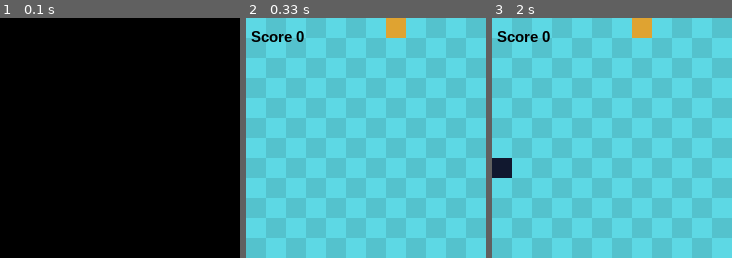
Above: before the commit, frames 1-3 (left to right).
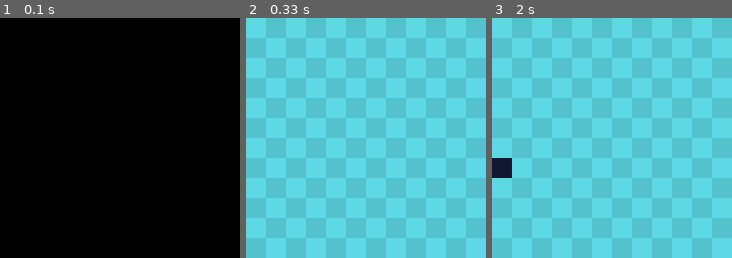
Above: after the commit, the same moments.

Repository: orcunTasdemir/techID-pygameTutorial
Game: pygame game, started from milestones/MakeSnakeMove.py
Two runs of this game, one before a commit and one after it. Both use one fixed random seed, a clock stepped at 60 frames per second and the inputs below.
Inputs:
- Up to frame 1 (0.1 s): no input
- Up to frame 2 (0.33 s): no input
- Up to frame 3 (2 s): hold Right 0.33-0.8 s; hold Up 0.83-1.3 s; hold Right 1.33-1.8 s; hold Left from 1.83 s (still down)
The pictures show only the part of the screen within x 0-50%, y 0-50%; the shares and areas given below are measured in that part.

Frame 1 is identical in both runs. In frame 2, 1.2% of the frame differs, in the area x 2-67%, y 0-10%; in frame 3, 1.2%.

Commit message:
milestones added

Diff:
--- /dev/null
+++ b/FullGame.py
@@ -0,0 +1,152 @@
+import pygame
+import sys
+import random
+
+# Our global parameters for the screen size and what the directions mean to us in terms of the coordinate values - we need to subtract or add to - to make the movement happen.
+SCREEN_WIDTH = 480
+SCREEN_HEIGHT = 480
+
+GRID_SIZE = 20
+GRID_WIDTH = SCREEN_HEIGHT / GRID_SIZE
+GRID_HEIGHT = SCREEN_WIDTH / GRID_SIZE
+
+UP = (0, -1)
+DOWN = (0, 1)
+LEFT = (-1, 0)
+RIGHT = (1, 0)
+
+
+class Snake(object):
+    """snake is the class implementation from which we create/instantiate our snake objects for the game
+
+    Args:
+        object (_type_): _description_
+    """
+
+    def __init__(self):
+        self.length = 1
+        self.score = 0
+        # start from the center pointing to a random position
+        self.positions = [((SCREEN_WIDTH/2), (SCREEN_HEIGHT/2))]
+        self.direction = random.choice([UP, DOWN, LEFT, RIGHT])
+        self.color = (17, 24, 47)
+
+    def get_head_position(self):
+        return self.positions[0]
+
+    def turn(self, point):
+        if self.length > 1 and (point[0] * -1, point[1] * -1) == self.direction:
+            return
+        else:
+            self.direction = point
+
+    def move(self):
+        cur = self.get_head_position()
+        x, y = self.direction
+        new = (((cur[0] + (x*GRID_SIZE)) %
+               SCREEN_WIDTH), (cur[1] + (y*GRID_SIZE)) % SCREEN_HEIGHT)
+        if len(self.positions) > 2 and new in self.positions[2:]:
+            # snake ate itself
+            self.reset()
+        else:
+            # insert as the new head of the snake
+            self.positions.insert(0, new)
+            # the reason we use an if here is the possibility that the snake ate something as they moved
+            if len(self.positions) > self.length:
+                self.positions.pop()
+
+    def reset(self):
+        self.length = 1
+        self.score = 0
+        self.positions = [((SCREEN_WIDTH/2), (SCREEN_HEIGHT/2))]
+        self.direction = random.choice([UP, DOWN, LEFT, RIGHT])
+
+    def draw(self, surface):
+        for p in self.positions:
+            snake_body_r = pygame.Rect((p[0], p[1]), (GRID_SIZE, GRID_SIZE))
+            pygame.draw.rect(surface, self.color, snake_body_r)
+            #pygame.draw.rect(surface, (93, 216, 228), snake_body_r, 1)
+
+    def handle_keys(self):
+        for event in pygame.event.get():
+            if event.type == pygame.QUIT:
+                pygame.quit()
+                sys.exit()
+            elif event.type == pygame.KEYDOWN:
+                if event.key == pygame.K_UP:
+                    self.turn(UP)
+                elif event.key == pygame.K_DOWN:
+                    self.turn(DOWN)
+                elif event.key == pygame.K_LEFT:
+                    self.turn(LEFT)
+                elif event.key == pygame.K_RIGHT:
+                    self.turn(RIGHT)
+
+
+class Food(object):
+    def __init__(self):
+        self.position = (0, 0)
+        self.color = (223, 163, 49)
+        self.randomize_position()
+
+    def randomize_position(self):
+        self.position = (random.randint(0, GRID_WIDTH-1) *
+                         GRID_SIZE, random.randint(0, GRID_HEIGHT-1) * GRID_SIZE)
+
+    def draw(self, surface):
+
+        food_r = pygame.Rect(
+            (self.position[0], self.position[1]), (GRID_SIZE, GRID_SIZE))
+        pygame.draw.rect(surface, self.color, food_r)
+        #pygame.draw.rect(surface, (93, 216, 228), food_r, 1)
+
+
+def drawGrid(surface):
+    for y in range(0, int(GRID_HEIGHT)):
+        for x in range(0, int(GRID_WIDTH)):
+            if (x+y) % 2 == 0:
+                r_light = pygame.Rect((x*GRID_SIZE, y*GRID_SIZE),
+                                      (GRID_SIZE, GRID_SIZE))
+                pygame.draw.rect(surface, (93, 216, 228), r_light)
+            else:
+                r_dark = pygame.Rect((x*GRID_SIZE, y*GRID_SIZE),
+                                     (GRID_SIZE, GRID_SIZE))
+                pygame.draw.rect(surface, (84, 194, 205), r_dark)
+
+
+def main():
+    pygame.init()
+
+    clock = pygame.time.Clock()
+    # The flags argument is a collection of additional options. The depth argument represents the number of bits to use for color.
+    screen = pygame.display.set_mode((SCREEN_WIDTH, SCREEN_HEIGHT), 0, 32)
+
+    surface = pygame.Surface(screen.get_size())
+    # we lose the alpha values here when we convert the surface, which we do not need
+    # it will be optimized for fast alpha blitting to the destination
+    surface = surface.convert()
+
+    snake = Snake()
+    food = Food()
+
+    while True:
+        clock.tick(10)
+        snake.handle_keys()
+        drawGrid(surface)
+        snake.move()
+        if snake.get_head_position() == food.position:
+            snake.length += 1
+            snake.score += 1
+            food.randomize_position()
+
+        snake.draw(surface)
+        food.draw(surface)
+        # handle the events here
+        screen.blit(surface, (0, 0))
+        font = pygame.font.SysFont("Arial", 15, True, False)
+        text = font.render("Score: {0}".format(snake.score), 1, (0, 0, 0))
+        screen.blit(text, (5, 10))
+        pygame.display.update()
+
+
+main()
--- /dev/null
+++ b/milestones/DrawThePlayField.py
@@ -0,0 +1,73 @@
+import pygame
+import sys
+import random
+
+# Our global parameters for the screen size and what the directions mean to us in terms of the coordinate values - we need to subtract or add to - to make the movement happen.
+SCREEN_WIDTH = 480
+SCREEN_HEIGHT = 480
+
+GRID_SIZE = 20
+GRID_WIDTH = SCREEN_HEIGHT / GRID_SIZE
+GRID_HEIGHT = SCREEN_WIDTH / GRID_SIZE
+
+UP = (0, -1)
+DOWN = (0, 1)
+LEFT = (-1, 0)
+RIGHT = (1, 0)
+
+
+def drawGrid(surface):
+    for y in range(0, int(GRID_HEIGHT)):
+        for x in range(0, int(GRID_WIDTH)):
+            if (x+y) % 2 == 0:
+                r_light = pygame.Rect((x*GRID_SIZE, y*GRID_SIZE),
+                                      (GRID_SIZE, GRID_SIZE))
+                pygame.draw.rect(surface, (93, 216, 228), r_light)
+            else:
+                r_dark = pygame.Rect((x*GRID_SIZE, y*GRID_SIZE),
+                                     (GRID_SIZE, GRID_SIZE))
+                pygame.draw.rect(surface, (84, 194, 205), r_dark)
+
+
+def handle_keys():
+    for event in pygame.event.get():
+        if event.type == pygame.QUIT:
+            pygame.quit()
+            sys.exit()
+
+# All classes inherit from the class object but it is not required
+# for us to use it here we could have simply said:
+# class Snake:
+
+
+class Snake(object):
+
+    def __init__(self):
+        pass
+
+
+class Food(object):
+
+    def __init__(self):
+        pass
+
+
+def main():
+    pygame.init()
+
+    clock = pygame.time.Clock()
+    screen = pygame.display.set_mode((480, 480), 0, 32)
+    surface = pygame.Surface(screen.get_size())
+
+    snake = Snake()
+    food = Food()
+
+    while(True):
+        clock.tick(10)
+        handle_keys()
+        drawGrid(surface)
+        screen.blit(surface, (0, 0))
+        pygame.display.update()
+
+
+main()
--- /dev/null
+++ b/milestones/DrawTheSnakeOnTheScreen.py
@@ -0,0 +1,82 @@
+import pygame
+import sys
+import random
+
+# Draw the Snake on the Screen!
+
+# Our global parameters for the screen size and what the directions mean to us in terms of the coordinate values - we need to subtract or add to - to make the movement happen.
+SCREEN_WIDTH = 480
+SCREEN_HEIGHT = 480
+
+GRID_SIZE = 20
+GRID_WIDTH = SCREEN_HEIGHT / GRID_SIZE
+GRID_HEIGHT = SCREEN_WIDTH / GRID_SIZE
+
+UP = (0, -1)
+DOWN = (0, 1)
+LEFT = (-1, 0)
+RIGHT = (1, 0)
+
+
+def drawGrid(surface):
+    for y in range(0, int(GRID_HEIGHT)):
+        for x in range(0, int(GRID_WIDTH)):
+            if (x+y) % 2 == 0:
+                r_light = pygame.Rect((x*GRID_SIZE, y*GRID_SIZE),
+                                      (GRID_SIZE, GRID_SIZE))
+                pygame.draw.rect(surface, (93, 216, 228), r_light)
+            else:
+                r_dark = pygame.Rect((x*GRID_SIZE, y*GRID_SIZE),
+                                     (GRID_SIZE, GRID_SIZE))
+                pygame.draw.rect(surface, (84, 194, 205), r_dark)
+
+
+def handle_keys():
+    for event in pygame.event.get():
+        if event.type == pygame.QUIT:
+            pygame.quit()
+            sys.exit()
+
+# All classes inherit from the class object but it is not required
+# for us to use it here we could have simply said:
+# class Snake:
+
+
+class Snake(object):
+
+    def __init__(self):
+        self.positions = [((SCREEN_WIDTH/2), (SCREEN_HEIGHT/2))]
+        self.color = (17, 24, 47)
+
+    def draw(self, surface):
+        for p in self.positions:
+            snake_body_r = pygame.Rect((p[0], p[1]), (GRID_SIZE, GRID_SIZE))
+            pygame.draw.rect(surface, self.color, snake_body_r)
+
+
+class Food(object):
+
+    def __init__(self):
+        pass
+
+
+def main():
+    pygame.init()
+
+    clock = pygame.time.Clock()
+    screen = pygame.display.set_mode((480, 480), 0, 32)
+    surface = pygame.Surface(screen.get_size())
+
+    snake = Snake()
+    food = Food()
+
+    while(True):
+        clock.tick(10)
+        handle_keys()
+        drawGrid(surface)
+        snake.draw(surface)
+        screen.blit(surface, (0, 0))
+        pygame.display.update()
+
+
+main()
--- a/script.py
+++ b/milestones/MakeSnakeMove.py
@@ -1,6 +1,8 @@
 import pygame
 import sys
 import random
+
+# Draw the Snake on the Screen!
 
 # Our global parameters for the screen size and what the directions mean to us in terms of the coordinate values - we need to subtract or add to - to make the movement happen.
 SCREEN_WIDTH = 480
@@ -16,20 +18,30 @@
 RIGHT = (1, 0)
 
 
+def drawGrid(surface):
+    for y in range(0, int(GRID_HEIGHT)):
+        for x in range(0, int(GRID_WIDTH)):
+            if (x+y) % 2 == 0:
+                r_light = pygame.Rect((x*GRID_SIZE, y*GRID_SIZE),
+                                      (GRID_SIZE, GRID_SIZE))
+                pygame.draw.rect(surface, (93, 216, 228), r_light)
+            else:
+                r_dark = pygame.Rect((x*GRID_SIZE, y*GRID_SIZE),
+                                     (GRID_SIZE, GRID_SIZE))
+                pygame.draw.rect(surface, (84, 194, 205), r_dark)
+
+# All classes inherit from the class object but it is not required
+# for us to use it here we could have simply said:
+# class Snake:
+
+
 class Snake(object):
-    """snake is the class implementation from which we create/instantiate our snake objects for the game
-
-    Args:
-        object (_type_): _description_
-    """
 
     def __init__(self):
+        self.positions = [((SCREEN_WIDTH/2), (SCREEN_HEIGHT/2))]
+        self.color = (17, 24, 47)
         self.length = 1
-        self.score = 0
-        # start from the center pointing to a random position
-        self.positions = [((SCREEN_WIDTH/2), (SCREEN_HEIGHT/2))]
         self.direction = random.choice([UP, DOWN, LEFT, RIGHT])
-        self.color = (17, 24, 47)
 
     def get_head_position(self):
         return self.positions[0]
@@ -55,12 +67,6 @@
             if len(self.positions) > self.length:
                 self.positions.pop()
 
-    def reset(self):
-        self.length = 1
-        self.score = 0
-        self.positions = [((SCREEN_WIDTH/2), (SCREEN_HEIGHT/2))]
-        self.direction = random.choice([UP, DOWN, LEFT, RIGHT])
-
     def draw(self, surface):
         for p in self.positions:
             snake_body_r = pygame.Rect((p[0], p[1]), (GRID_SIZE, GRID_SIZE))
@@ -84,68 +90,28 @@
 
 
 class Food(object):
+
     def __init__(self):
-        self.position = (0, 0)
-        self.color = (223, 163, 49)
-        self.randomize_position()
-
-    def randomize_position(self):
-        self.position = (random.randint(0, GRID_WIDTH-1) *
-                         GRID_SIZE, random.randint(0, GRID_HEIGHT-1) * GRID_SIZE)
-
-    def draw(self, surface):
-
-        food_r = pygame.Rect(
-            (self.position[0], self.position[1]), (GRID_SIZE, GRID_SIZE))
-        pygame.draw.rect(surface, self.color, food_r)
-        #pygame.draw.rect(surface, (93, 216, 228), food_r, 1)
-
-
-def drawGrid(surface):
-    for y in range(0, int(GRID_HEIGHT)):
-        for x in range(0, int(GRID_WIDTH)):
-            if (x+y) % 2 == 0:
-                r_light = pygame.Rect((x*GRID_SIZE, y*GRID_SIZE),
-                                      (GRID_SIZE, GRID_SIZE))
-                pygame.draw.rect(surface, (93, 216, 228), r_light)
-            else:
-                r_dark = pygame.Rect((x*GRID_SIZE, y*GRID_SIZE),
-                                     (GRID_SIZE, GRID_SIZE))
-                pygame.draw.rect(surface, (84, 194, 205), r_dark)
+        pass
 
 
 def main():
     pygame.init()
 
     clock = pygame.time.Clock()
-    # The flags argument is a collection of additional options. The depth argument represents the number of bits to use for color.
-    screen = pygame.display.set_mode((SCREEN_WIDTH, SCREEN_HEIGHT), 0, 32)
-
+    screen = pygame.display.set_mode((480, 480), 0, 32)
     surface = pygame.Surface(screen.get_size())
-    # we lose the alpha values here when we convert the surface, which we do not need
-    # it will be optimized for fast alpha blitting to the destination
-    surface = surface.convert()
 
     snake = Snake()
     food = Food()
 
-    while True:
+    while(True):
         clock.tick(10)
         snake.handle_keys()
         drawGrid(surface)
         snake.move()
-        if snake.get_head_position() == food.position:
-            snake.length += 1
-            snake.score += 1
-            food.randomize_position()
-
         snake.draw(surface)
-        food.draw(surface)
-        # handle the events here
         screen.blit(surface, (0, 0))
-        font = pygame.font.SysFont("Arial", 15, True, False)
-        text = font.render("Score {0}".format(snake.score), 1, (0, 0, 0))
-        screen.blit(text, (5, 10))
         pygame.display.update()
 
 
